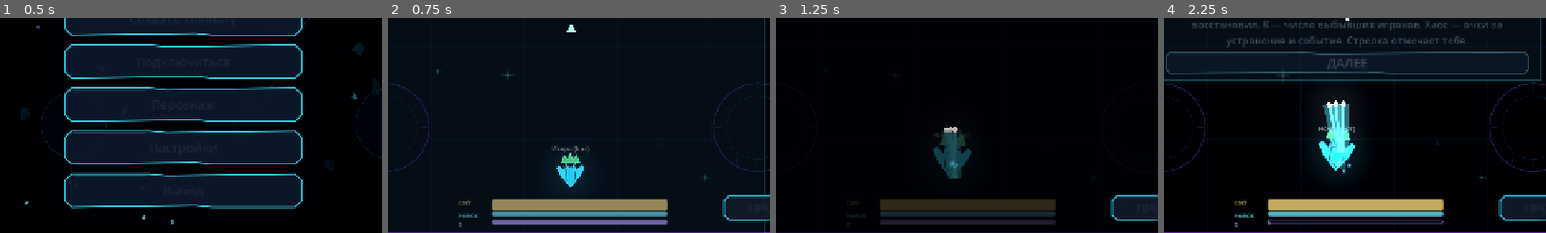
Above: before the commit, frames 1-4 (left to right).
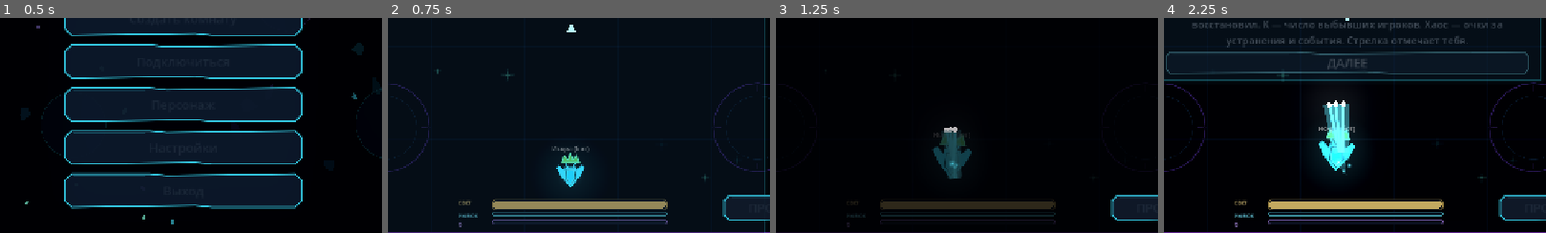
Above: after the commit, the same moments.

Repository: DvoreZZKy/svetobalamut
Game: Godot game, scene res://scenes/menu.tscn
Two runs of this game, one before a commit and one after it. Both use one fixed random seed, a clock stepped at 60 frames per second and the inputs below.
Inputs (mouse positions are % of the whole screen's width and height, from its top left):
- Up to frame 1 (0.5 s): no input
- Up to frame 2 (0.75 s): click "Играть одному (с ботами)" at 0.5 s
- Up to frame 3 (1.25 s): no input
- Up to frame 4 (2.25 s): tap Enter (restart) at 1.25 s; move the mouse to (72, 45) at 1.27 s; hold D (right) 1.28-2 s; tap Q (ability) at 1.35 s; click (72, 45) at 1.42 s; click "ДАЛЕЕ" at 2 s
The pictures show only the part of the screen within x 26-76%, y 49-99%; the shares and areas given below are measured in that part.

Frame 1 is identical in both runs. In frame 2, 2.9% of the frame differs, in the area x 27-74%, y 84-97%; in frame 3, 2.0%; in frame 4, 2.5%.

Commit message:
Draw neon stat bars with angular faceted outlines

Diff:
--- a/scripts/arena.gd
+++ b/scripts/arena.gd
@@ -51,6 +51,33 @@
 var invert_cur := 0.0
 var blind_cur := 0.0
 var edge_feedback: EdgeFeedback
+
+
+class NeonProgressBar extends ProgressBar:
+	var tint := Color("#62eaff")
+
+	func _draw() -> void:
+		var w := size.x
+		var h := size.y
+		var cut := minf(5.0, h * 0.42)
+		var frame := PackedVector2Array([
+			Vector2(cut, 0), Vector2(w - cut, 0), Vector2(w, cut),
+			Vector2(w, h - cut), Vector2(w - cut, h), Vector2(cut, h),
+			Vector2(0, h - cut), Vector2(0, cut)
+		])
+		draw_colored_polygon(frame, Color("#06101e", 0.96))
+		var ratio := clampf(value / maxf(max_value, 0.001), 0.0, 1.0)
+		var fill_w := maxf(0.0, w * ratio - 2.0)
+		if fill_w > 2.0:
+			var fill_cut := minf(cut, fill_w * 0.35)
+			var fill := PackedVector2Array([
+				Vector2(1 + fill_cut, 2), Vector2(fill_w - fill_cut, 2),
+				Vector2(fill_w, 2 + fill_cut), Vector2(fill_w, h - 2 - fill_cut),
+				Vector2(fill_w - fill_cut, h - 2), Vector2(1 + fill_cut, h - 2),
+				Vector2(1, h - 2 - fill_cut), Vector2(1, 2 + fill_cut)
+			])
+			draw_colored_polygon(fill, tint.lightened(0.12))
+		draw_polyline(PackedVector2Array([frame[0], frame[1], frame[2], frame[3], frame[4], frame[5], frame[6], frame[7], frame[0]]), tint.darkened(0.22), 1.5, true)
 
 
 class EdgeFeedback extends Control:
@@ -278,7 +305,8 @@
 
 
 func _bar(pos: Vector2, sz: Vector2, col: Color, parent: Node) -> ProgressBar:
-	var b := ProgressBar.new()
+	var b := NeonProgressBar.new()
+	b.tint = col
 	b.position = pos
 	b.size = sz
 	b.show_percentage = false
@@ -295,8 +323,8 @@
 	fl.shadow_color = Color(col.r, col.g, col.b, 0.45)
 	fl.shadow_size = 3
 	fl.set_corner_radius_all(3)
-	b.add_theme_stylebox_override("background", bg)
-	b.add_theme_stylebox_override("fill", fl)
+	b.add_theme_stylebox_override("background", StyleBoxEmpty.new())
+	b.add_theme_stylebox_override("fill", StyleBoxEmpty.new())
 	b.mouse_filter = Control.MOUSE_FILTER_IGNORE
 	parent.add_child(b)
 	return b
